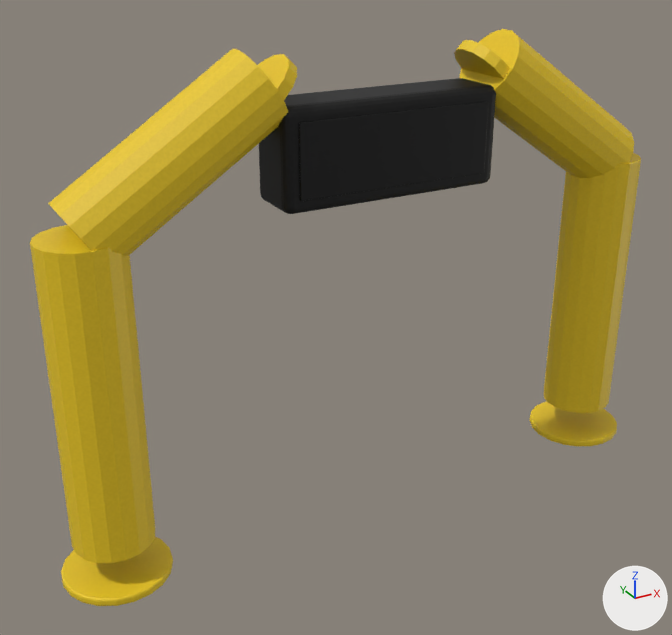
Before and after pictures for a commit that changed the Blender file beamng-props/arch-gate/export/arch_gates.blend.
Rendered twice from a 50 mm camera at (-6.39, -10.42, 8.25) aimed at (-0.59, 0.13, 2.98). The lights are fixed; the arrows at lower right show +X, +Y and +Z. The first picture is the older version.

Names of what the first picture shows: 'arch_arm_L', 'arch_arm_R', 'arch_block', 'arch_conn_L', 'arch_conn_R', 'arch_foot_L', 'arch_foot_R', 'arch_leg_L', 'arch_leg_R', 'arch_logo_plate_0'.
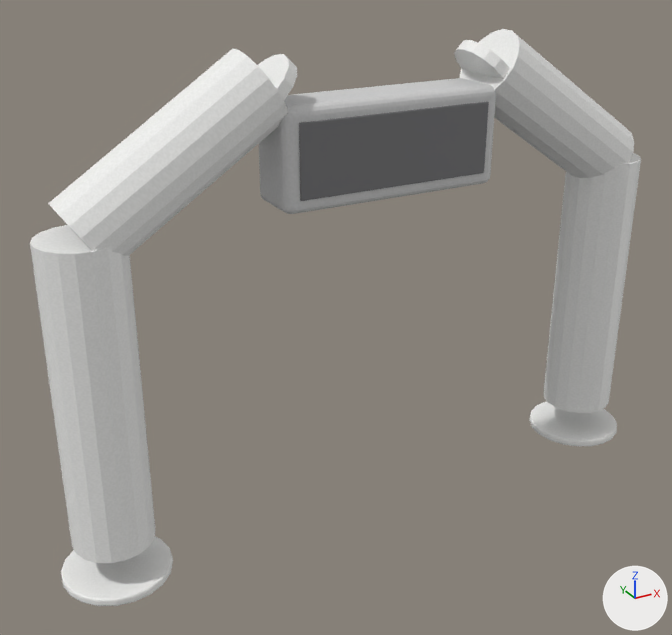
Changed parts and their boxes [x1, y1, x2, y2] in the pictures (672 x 635 px):
'arch_leg_L', surface changed (yellow to grey)
    both: [30, 225, 155, 563]
'arch_arm_L', surface changed (yellow to white)
    both: [48, 48, 288, 256]
'arch_leg_R', surface changed (yellow to grey)
    both: [544, 153, 641, 413]
'arch_logo_plate_0', surface changed (black to grey)
    both: [299, 101, 489, 201]
'arch_arm_R', surface changed (yellow to grey)
    both: [460, 29, 634, 178]
'arch_block', surface changed (black to grey)
    both: [259, 78, 496, 214]
'arch_foot_L', surface changed (yellow to white)
    both: [61, 537, 173, 606]
'arch_foot_R', surface changed (yellow to grey)
    both: [529, 401, 617, 447]
'arch_conn_R', surface changed (yellow to white)
    both: [454, 40, 510, 79]
'arch_conn_L', surface changed (yellow to white)
    both: [258, 54, 297, 100]

What the commit changed:
Picture 'arch_logo.png' (img_arch_logo_png) is new.
Picture 'arch_block.png' (img_arch_block_png) is new.
Picture 'arch_tube.png' (img_arch_tube_png) is new.
Material 'ARCH_tube' (mat_arch_tube) changes its picture from img_arch_tube_yellow_png to img_arch_tube_png.
Material 'ARCH_block' (mat_arch_block) changes its picture from img_arch_block_black_png to img_arch_block_png.
Material 'ARCH_logo' (mat_arch_logo) changes its picture from img_arch_logo_blank_black_png to img_arch_logo_png.
